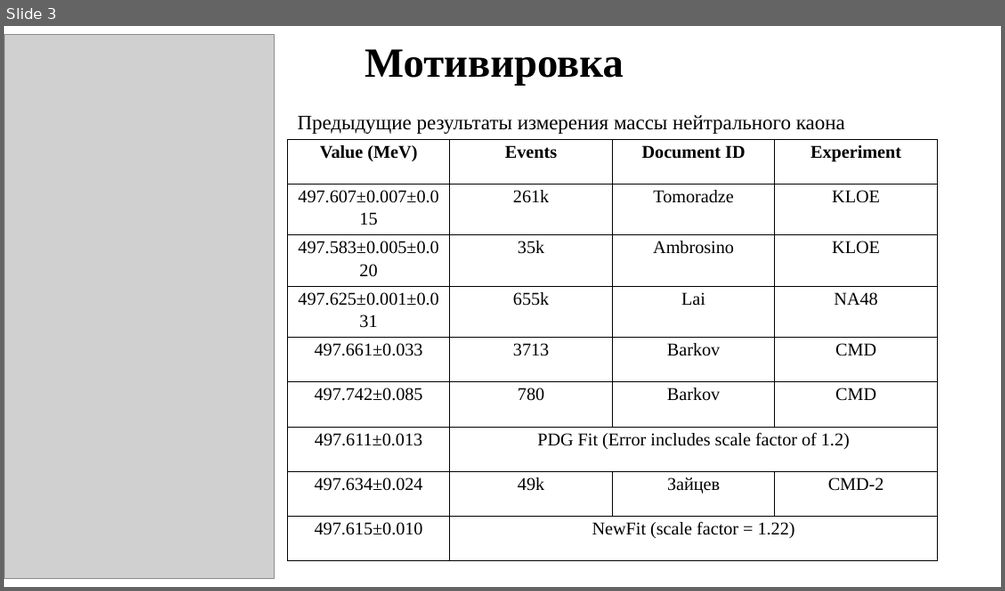
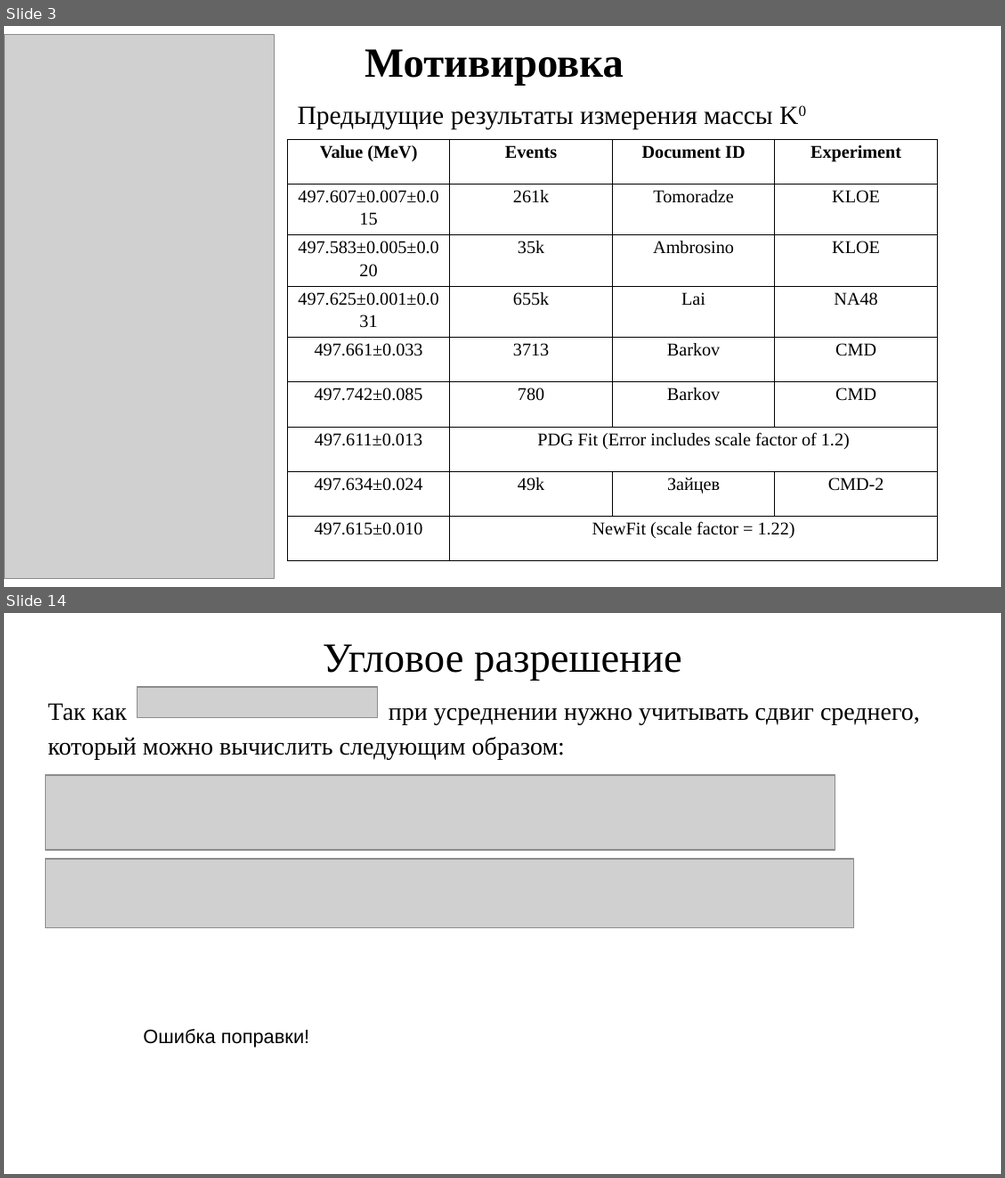
Before and after one commit to AliensWithdrawPeople/KaonMassMeasure, a slide deck: presentation and text/Семинар КМД.pptx. Shown one above the other, each under a label of ours: slide 3 before the commit, slides 3 and 14 after it; the slides between them are not shown. The pictures are 1005x591 and 1005x1178 pixels, drawn with LibreOffice and Linux fonts; fonts in the diff are those of the drawing; grey boxes stand for pictures. Boxes give left, top, right and bottom in pixels: in the first picture for what was removed or moved away, otherwise in the second. Text is boxed around its words. In the diff, an @@ line names an element or a change of style, - is before the commit and + after.

```diff
--- a/presentation and text/Семинар КМД.pptx
+++ b/presentation and text/Семинар КМД.pptx
@@ slide 14 added at (4, 613, 1001, 1174), background #FFFFFF @@
@@ title added at (323, 644, 682, 681), 30 pt, text #000000 @@
+Угловое разрешение
@@ picture added at (137, 687, 377, 718) @@
@@ text added at (48, 703, 920, 759), 18 pt, text #000000 @@
+Так как при усреднении нужно учитывать сдвиг среднего, который можно вычислить следующим образом:
@@ picture added at (46, 776, 835, 851) @@
@@ picture added at (46, 860, 853, 928) @@
@@ text added at (143, 1029, 309, 1046), 14 pt, text #000000 @@
+Ошибка поправки!
@@ slide 3 changed as well @@
@@ text at (298, 106, 773, 129): text changed; size 14.8 to 19 pt @@
-‌Предыдущие результаты измерения массы нейтрального каона
+‌Предыдущие результаты измерения массы K0
```
Also in this commit, not shown: 3 other slides changed, 12 other slides added, 1 slide removed.
